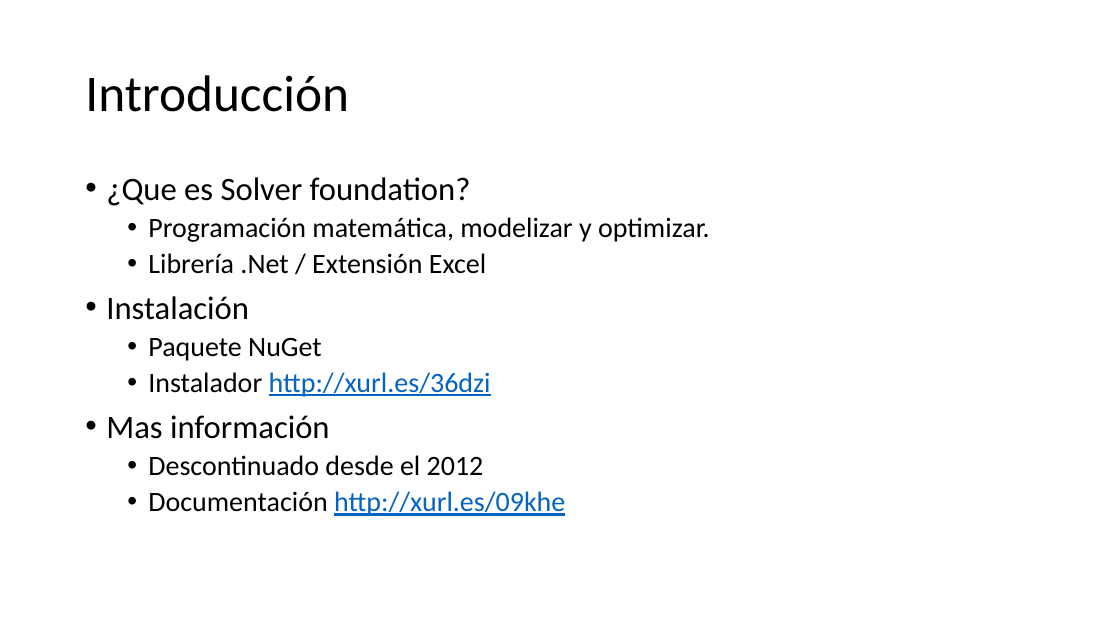
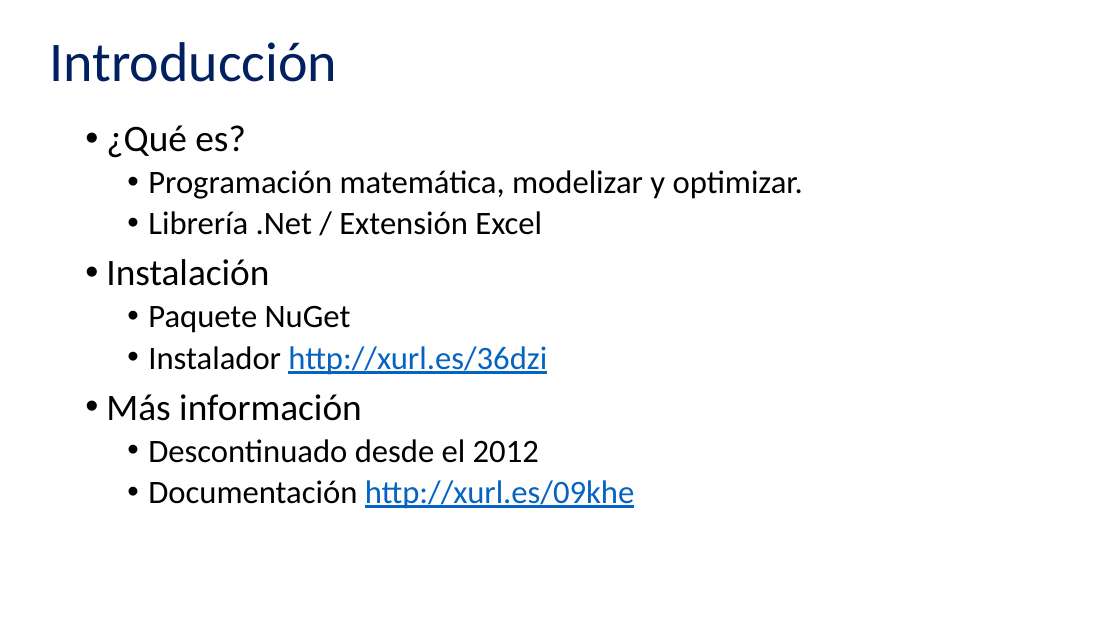
Before and after one commit to victordpc/ProgramacionRestricciones, a slide deck: slide 2 of Presentacion/Solver Foundation.pptx. Drawn at 1120x630 pixels with LibreOffice and Linux fonts; fonts in the diff are those of the drawing. Boxes give left, top, right and bottom in pixels: in the first picture for what was removed or moved away, otherwise in the second. Text is boxed around its words. In the diff, an @@ line names an element or a change of style, - is before the commit and + after.

```diff
--- a/Presentacion/Solver Foundation.pptx
+++ b/Presentacion/Solver Foundation.pptx
@@ title "Introducción": place and size @@
-title "Introducción" at bbox=[85, 75, 349, 112]
+title "Introducción" at bbox=[50, 42, 338, 82]
@@ title "Introducción" at bbox=[50, 42, 338, 82]: size 44 to 48 pt, text colour #000000 to #002060 @@
@@ text "¿Qué es?": place and size @@
-text "¿Qué es?" at bbox=[106, 177, 710, 516]
+text "¿Qué es?" at bbox=[106, 125, 803, 509]
@@ text at bbox=[106, 125, 245, 158]: text changed; size 28 to 32 pt @@
-• ¿Que es Solver foundation?
+• ¿Qué es?
@@ text at bbox=[106, 170, 803, 509]: size 24 to 28 pt in "Programación matemática, modelizar y optimizar.", "Librería .Net / Extensión Excel", "Paquete NuGet", "Instalador http://xurl.es/36dzi" and 2 more places; size 28 to 32 pt in "Instalación" @@
@@ text at bbox=[106, 394, 362, 421]: text changed; size 28 to 32 pt @@
-• Mas información
+• Más información
```
Also in this commit, not shown: 10 other slides changed, 1 slide added, 2 slides removed.
